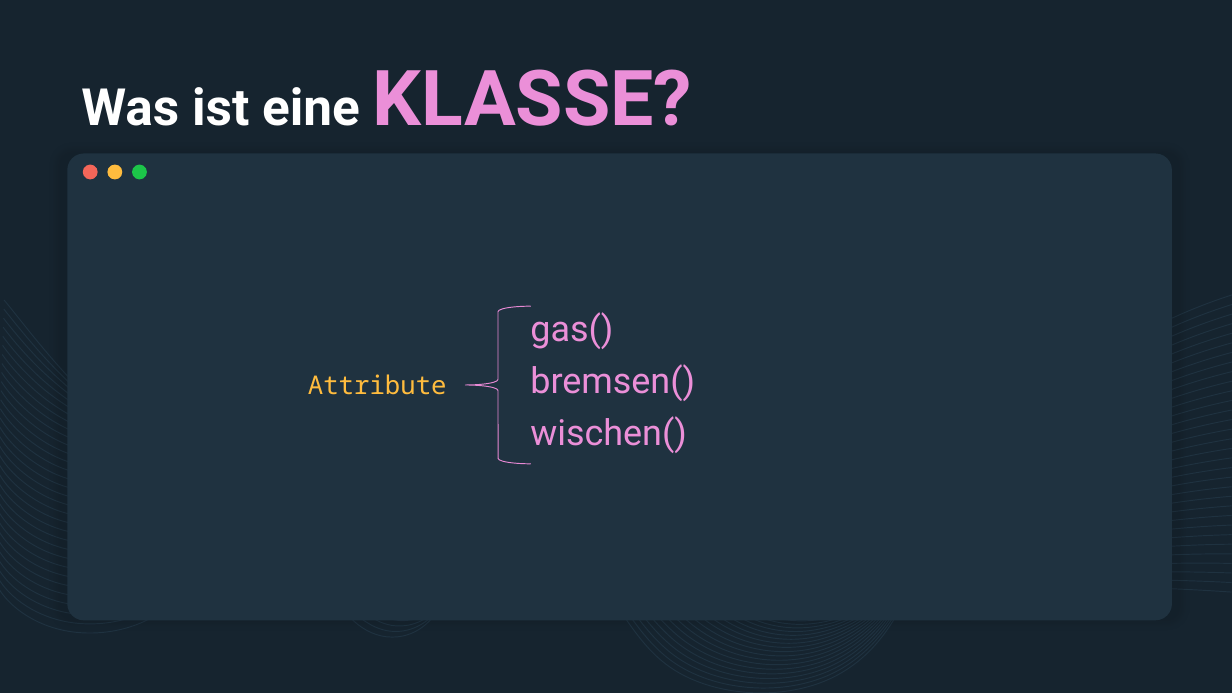
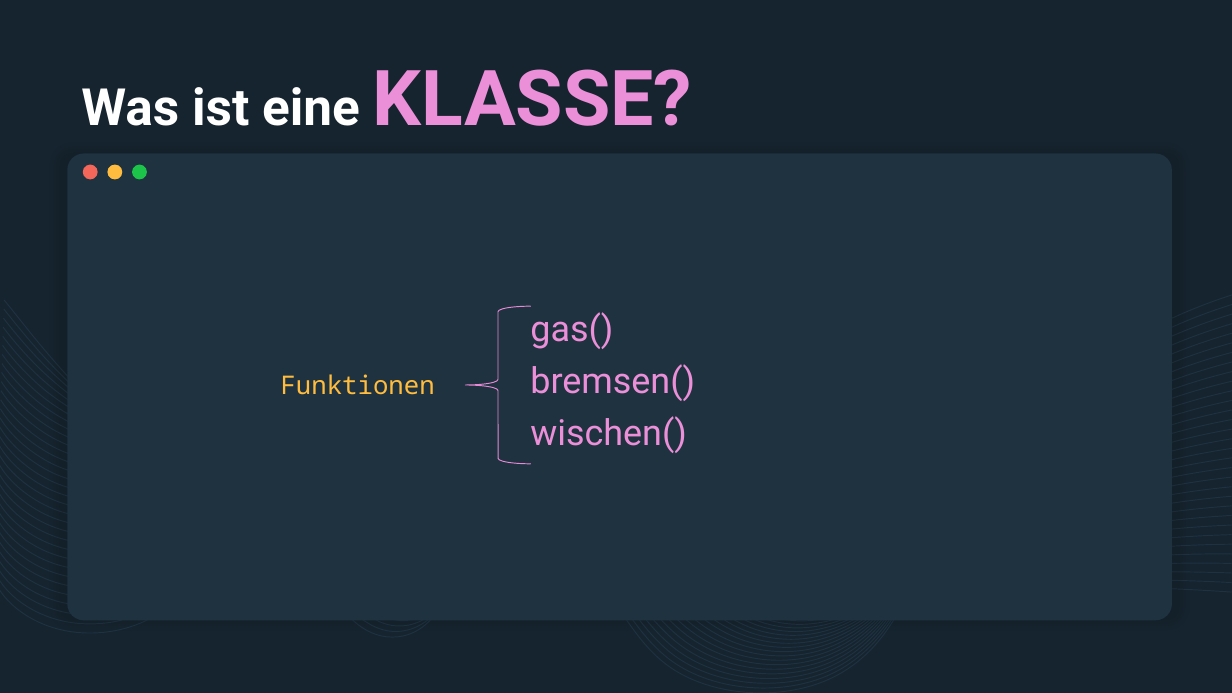
Before and after one commit to derech1e/python-beginner-course, a slide deck: slide 7 of 004/lesson_4.pptx. Drawn at 1232x693 pixels with LibreOffice and Linux fonts; fonts in the diff are those of the drawing. Boxes give left, top, right and bottom in pixels: in the first picture for what was removed or moved away, otherwise in the second. Text is boxed around its words. In the diff, an @@ line names an element or a change of style, - is before the commit and + after.

```diff
--- a/004/lesson_4.pptx
+++ b/004/lesson_4.pptx
@@ text at [281,374,435,395]: text changed @@
-Attribute
+Funktionen
```
Also in this commit, not shown: 1 other slide changed, 3 other files.
